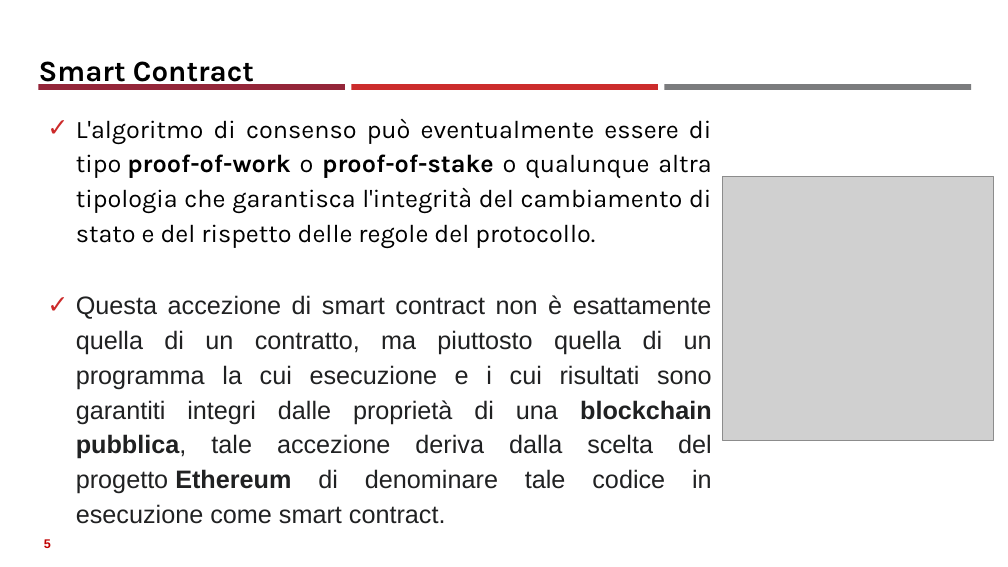
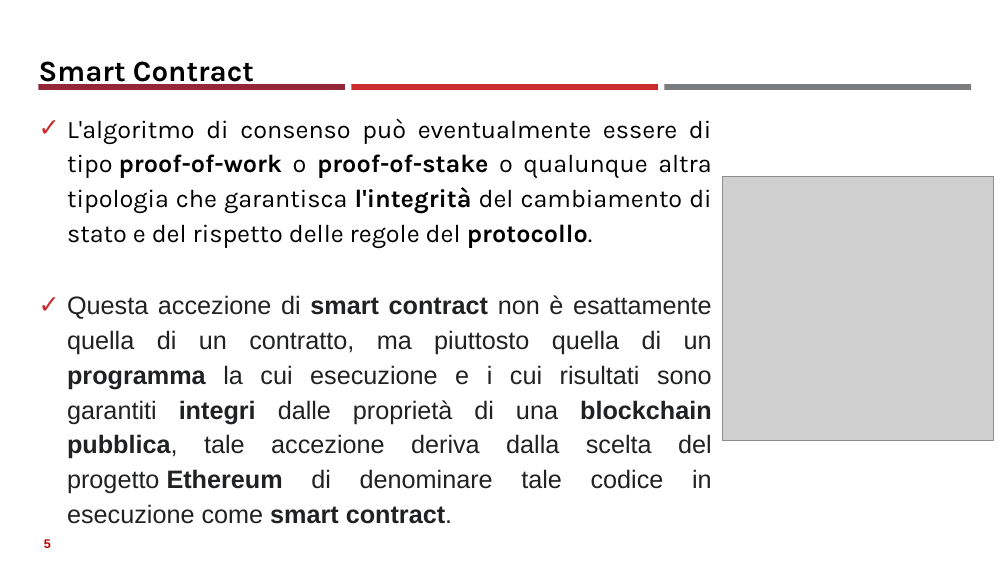
Before and after one commit to neural1977/data_science_interview_material, a slide deck: slide 5 of Assicurazioni/Smart Contract_ita.pptx. Drawn at 1008x567 pixels with LibreOffice and Linux fonts; fonts in the diff are those of the drawing; grey boxes stand for pictures. Boxes give left, top, right and bottom in pixels: in the first picture for what was removed or moved away, otherwise in the second. Text is boxed around its words. In the diff, an @@ line names an element or a change of style, - is before the commit and + after.

```diff
--- a/Assicurazioni/Smart Contract_ita.pptx
+++ b/Assicurazioni/Smart Contract_ita.pptx
@@ text "L'algoritmo di consenso può eventualmente ...": place and size @@
-text "L'algoritmo di consenso può eventualmente ..." at [76, 119, 712, 494]
+text "L'algoritmo di consenso può eventualmente ..." at [67, 119, 712, 494]
@@ text "L'algoritmo di consenso può eventualmente ..." at [67, 119, 712, 494]: bold on in "l'integrità protocollo.", "smart contract programma integri smart contract." @@
```
Also in this commit, not shown: 11 other slides changed, 6 slides added, 2 other files.
